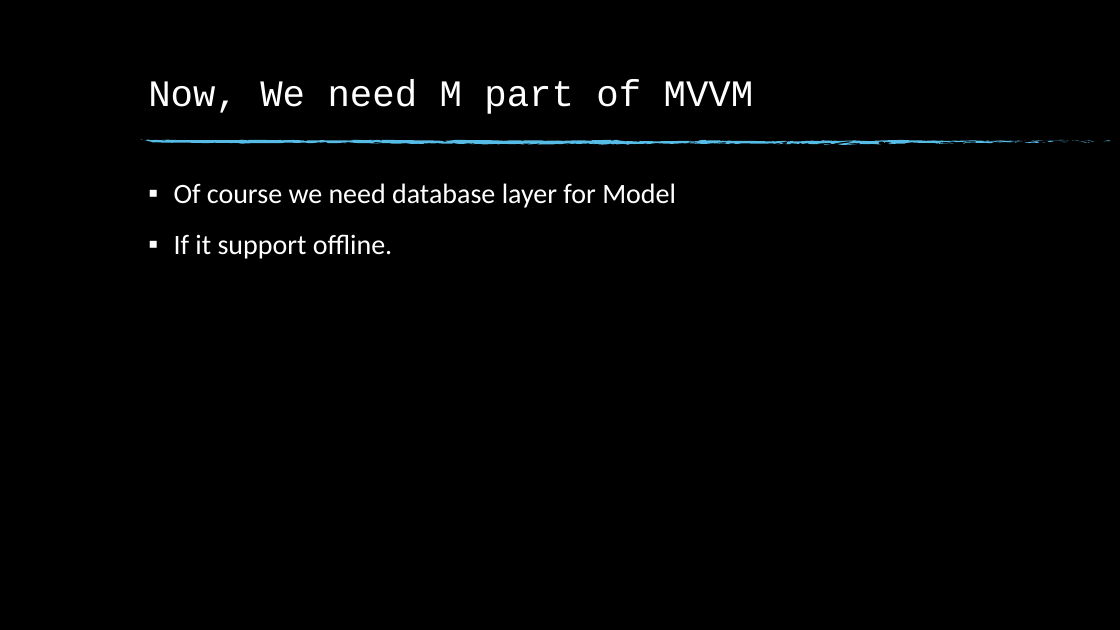
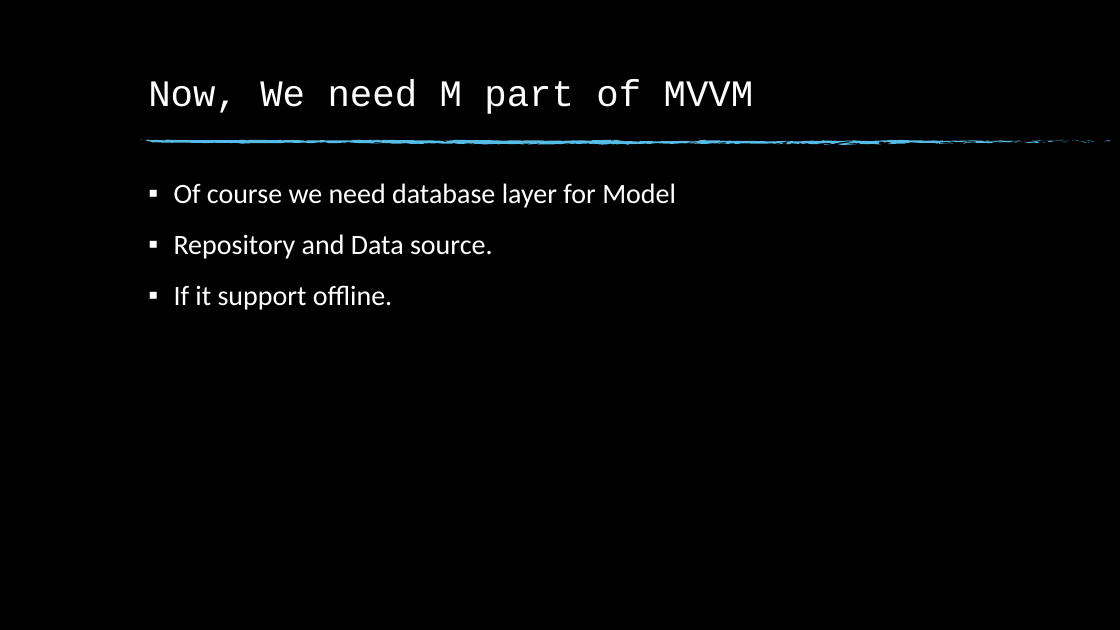
Before and after one commit to sanathe06/meetup2018-02-22, a slide deck: slide 26 of Android Architecture Components.pptx. Drawn at 1120x630 pixels with LibreOffice and Linux fonts; fonts in the diff are those of the drawing; background and template pictures are left out. Boxes give left, top, right and bottom in pixels: in the first picture for what was removed or moved away, otherwise in the second. Text is boxed around its words. In the diff, an @@ line names an element or a change of style, - is before the commit and + after.

```diff
--- a/Android Architecture Components.pptx
+++ b/Android Architecture Components.pptx
@@ text at (174, 234, 493, 259): paragraph added @@
+▪ Repository and Data source.
```
Also in this commit, not shown: 9 other slides changed, 5 slides added, 4 slides removed.
